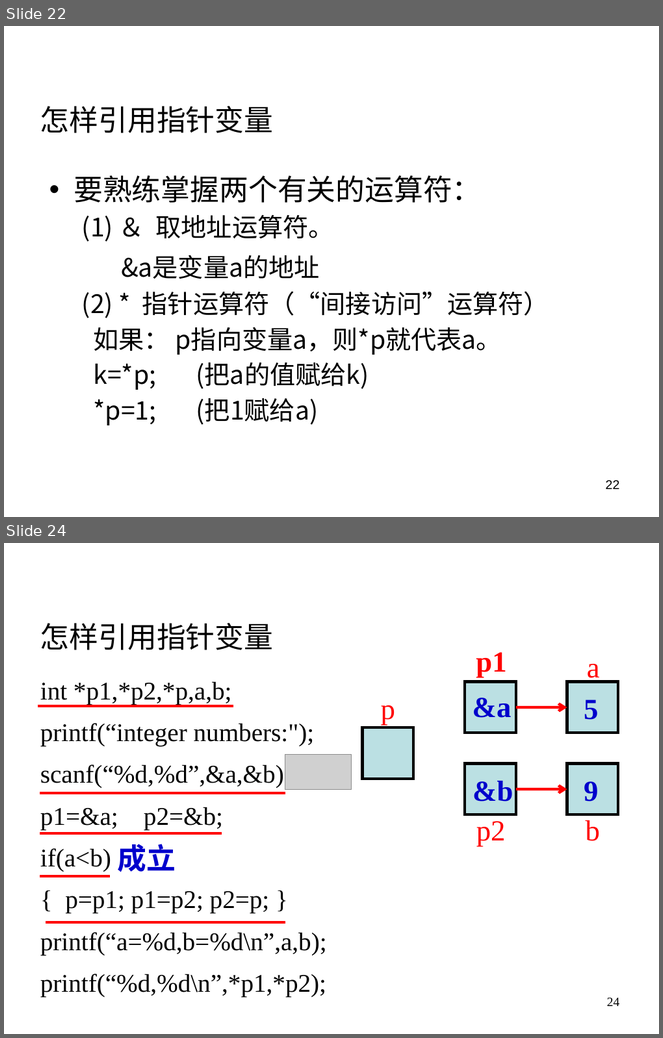
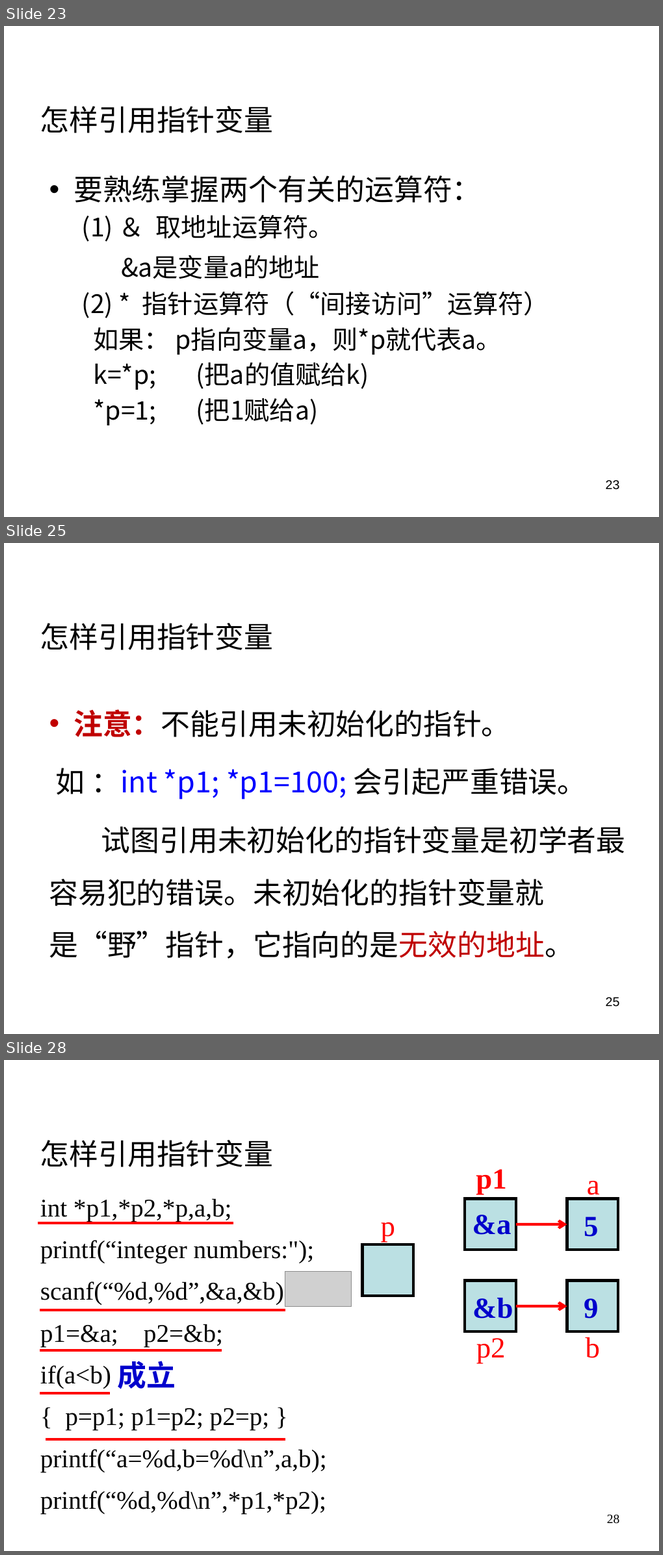
Before and after one commit to rshouc/Advanced-Programming-2018-Autumn, a slide deck: Slides/12 指针（1）.pptx. Shown one above the other, each under a label of ours: slides 22 and 24 before the commit, slides 23, 25 and 28 after it; the slides between them are not shown. The pictures are 663x1038 and 663x1555 pixels, drawn with LibreOffice and Linux fonts; fonts in the diff are those of the drawing; grey boxes stand for pictures; background and template pictures are left out. Boxes give left, top, right and bottom in pixels: in the first picture for what was removed or moved away, otherwise in the second. Text is boxed around its words. In the diff, an @@ line names an element or a change of style, - is before the commit and + after.

```diff
--- a/Slides/12 指针（1）.pptx
+++ b/Slides/12 指针（1）.pptx
@@ slide 25 added at [4, 543, 659, 1034], background picture (left out) @@
@@ text added at [249, 551, 545, 589], 28 pt, text #FFFFFF @@
+高级语言程序设计—指针
@@ text added at [40, 623, 274, 650], 32 pt, text #000000 @@
+怎样引用指针变量
@@ text added at [50, 709, 626, 959], 32 pt, text #000000 @@
+• 注意：不能引用未初始化的指针。
+如 ：int *p1; *p1=100; 会引起严重错误。
+试图引用未初始化的指针变量是初学者最容易犯的错误。未初始化的指针变量就是“野”指针，它指向的是无效的地址。
@@ page number added at [606, 997, 620, 1007], 14 pt, text #000000 @@
+25
@@ what was slide 22 is now slide 23 @@
@@ page number at [606, 480, 620, 490]: text changed @@
-22
+23
@@ what was slide 24 is now slide 28 @@
@@ page number at [607, 1515, 620, 1524]: text changed @@
-24
+28
```
Also in this commit, not shown: 6 slides changed, 6 other slides added.
